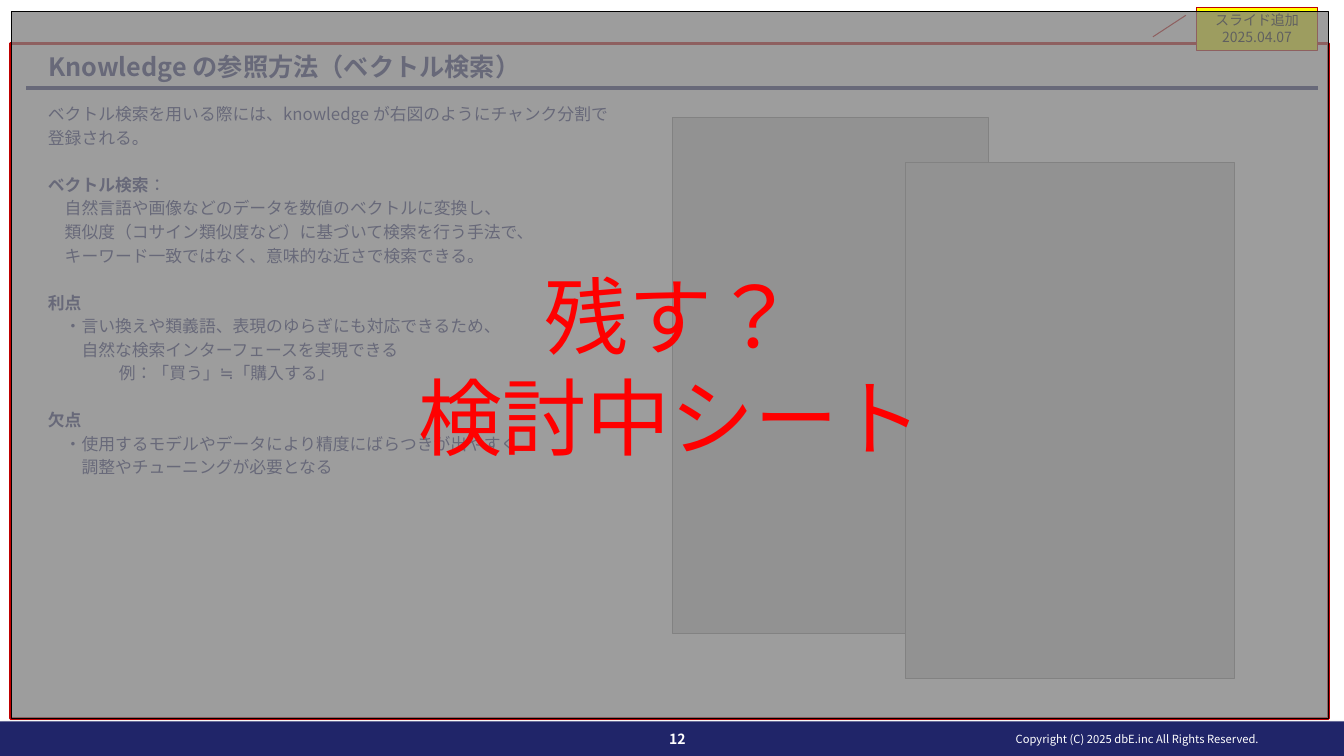
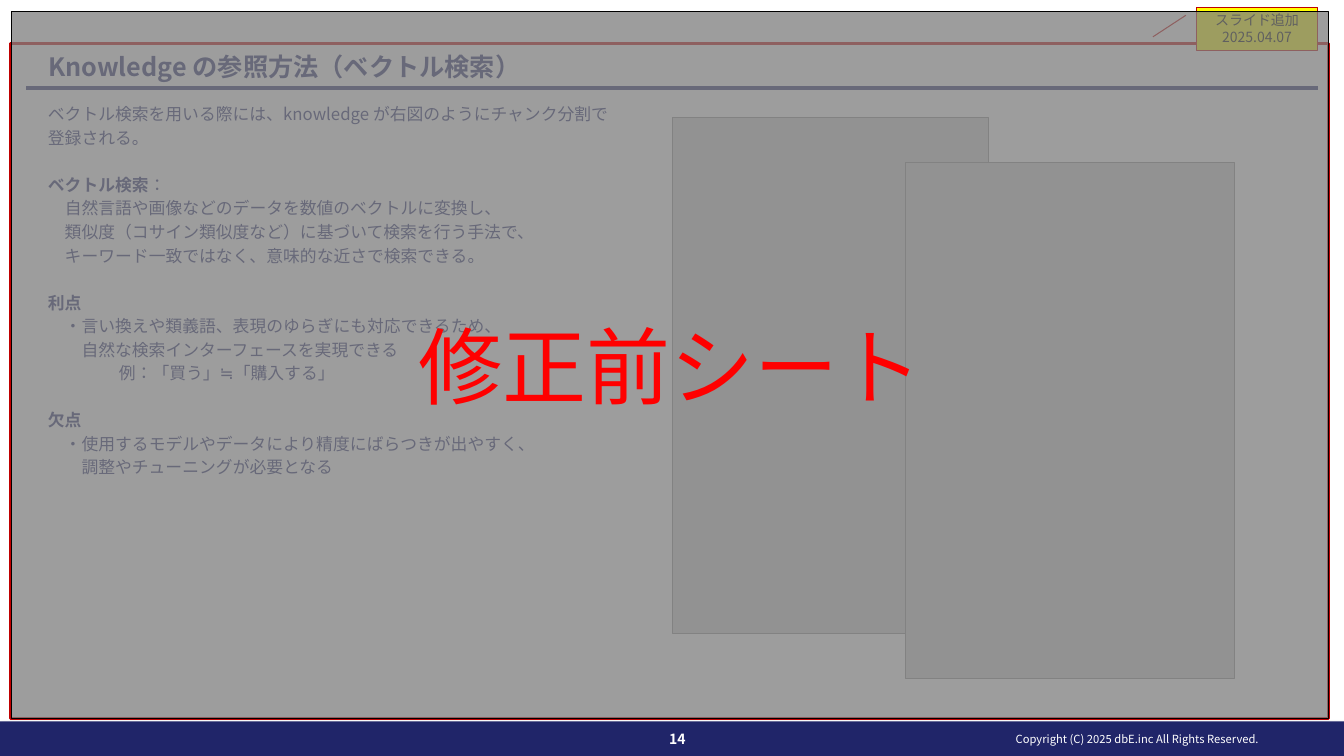
Before and after one commit to aokib7605/dbE_document, a slide deck: slide 14 of 20250418イノベーションマネジメント様講座資料.pptx (slide 12 before the commit). Drawn at 1344x756 pixels with LibreOffice and Linux fonts; fonts in the diff are those of the drawing; grey boxes stand for pictures; background and template pictures are left out. Boxes give left, top, right and bottom in pixels: in the first picture for what was removed or moved away, otherwise in the second. Text is boxed around its words. In the diff, an @@ line names an element or a change of style, - is before the commit and + after.

```diff
--- a/20250418イノベーションマネジメント様講座資料.pptx
+++ b/20250418イノベーションマネジメント様講座資料.pptx
@@ text in rectangle at bbox=[418, 319, 922, 405]: text changed @@
-残す？
-検討中シート
+修正前シート
@@ page number at bbox=[669, 733, 685, 744]: text changed @@
-12
+14
```
Also in this commit, not shown: 2 other slides changed, 2 slides added, 13 other files.
